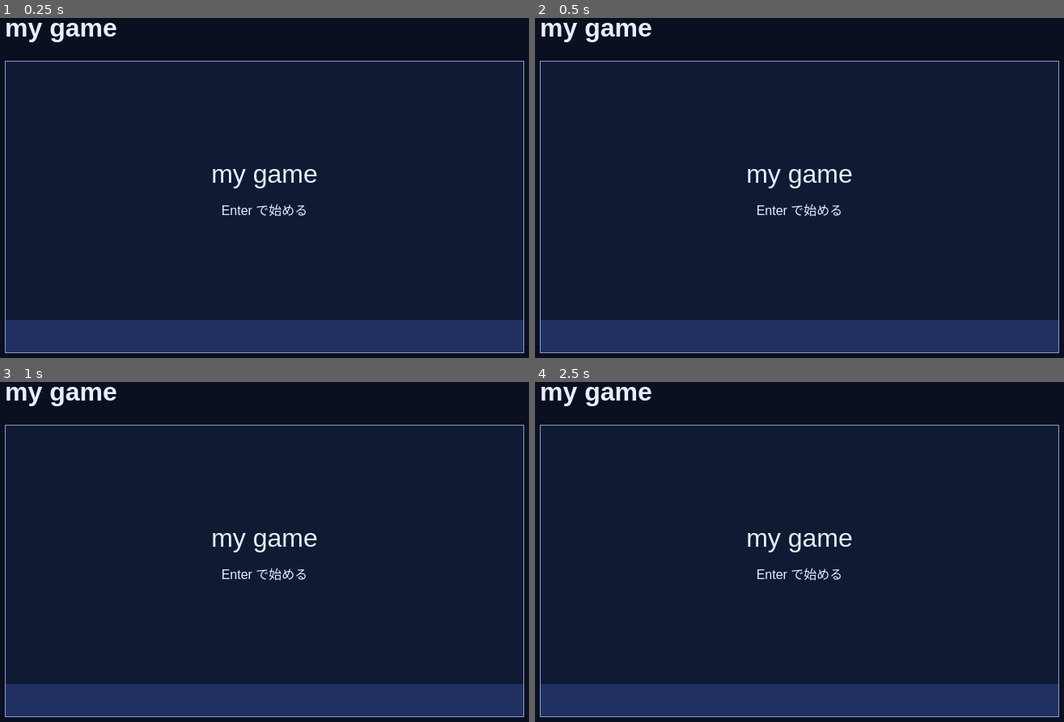
Above: before the commit, frames 1-4 (two rows, left to right).
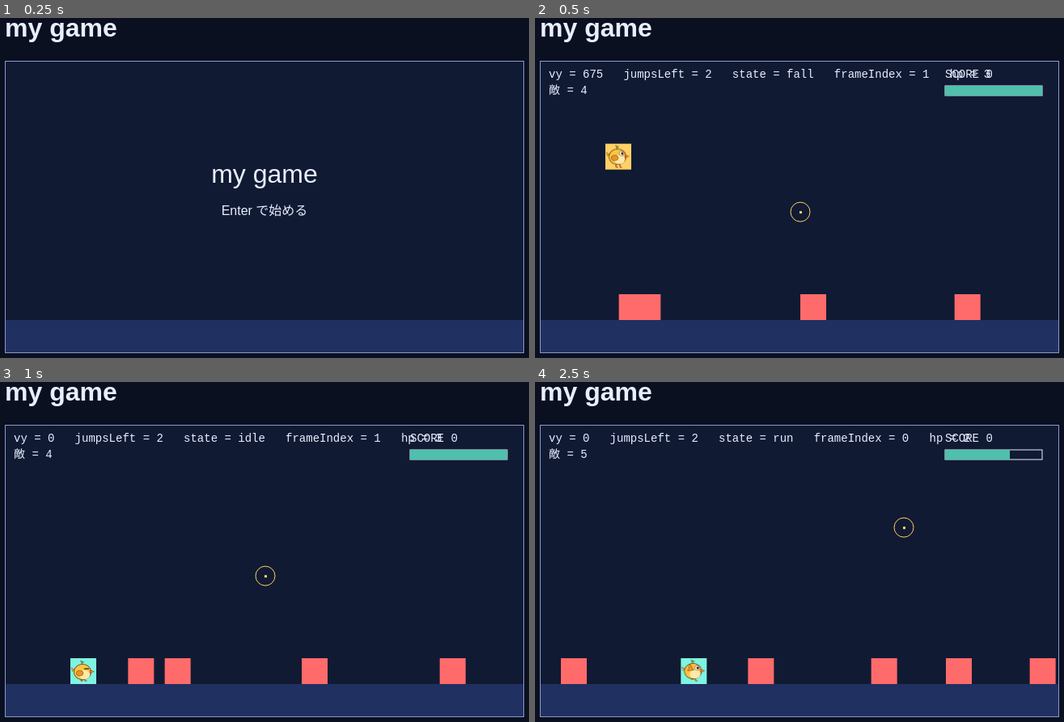
Above: after the commit, the same moments.

Repository: nimidesu/my_game
Game: browser game, page index.html
Same seed, same stepped clock (60 frames per second), same inputs: the game is played once before the commit and once after it.
Inputs (mouse positions are in pixels of both pictures, inside the frame that each line leads up to):
- Up to frame 1 (0.25 s): no input
- Up to frame 2 (0.5 s): click "Enter で始める" at 0.27 s
- Up to frame 3 (1 s): no input
- Up to frame 4 (2.5 s): hold Right 1.03-1.53 s; click (799, 599) at 1.07 s; hold Left 1.58-2.15 s; click (693, 541) at 1.67 s; hold Right from 2.2 s (still down); click (905, 528) at 2.27 s

Frame 1 is identical in both runs. In frame 2, 3.7% of the frame differs, in the area x 2-97%, y 14-89%; in frame 3, 3.8%; in frame 4, 4.1%, in the area x 2-99%, y 14-89%.

Commit message:
8-6 マウスで照準

Diff:
--- a/index.html
+++ b/index.html
@@ -25,6 +25,7 @@
     <script src="stage.js"></script>
     <script src="player.js"></script>
     <script src="enemy.js"></script>
+    <script src="mouse.js"></script>
     <script src="main.js"></script>
   </body>
 </html>
--- a/main.js
+++ b/main.js
@@ -27,6 +27,13 @@
   }
 });
 
+// タイトルとゲームオーバーでは、クリックでも始められる
+canvas.addEventListener("pointerdown", () => {
+  if (gameState === "title" || gameState === "gameover") {
+    startGame();
+  }
+});
+
 // 役割ごとの「動かす」関数を呼ぶ
 function update(dt) {
     if (gameState !== "play") {
@@ -34,6 +41,7 @@
   }
   const prevBottom = player.y + player.h;   // 動かす前（前の回）の、プレイヤーの下の辺
   updatePlayer(dt);
+  spawnEnemies(dt);
   updateEnemies(dt);
   collideWithEnemies(prevBottom);
     if (player.hp <= 0) {
@@ -57,7 +65,7 @@
   ctx.fillText("SCORE " + score, 500, 20);
   ctx.strokeStyle = "#e8eeff";
   ctx.strokeRect(500, 30, 120, 12);                       // HP バーの枠
-  ctx.fillStyle = "#7ef5e1";
+  ctx.fillStyle = "#4fc0ad";
   ctx.fillRect(500, 30, 120 * player.hp / MAX_HP, 12);   // HP の分だけ塗る
 }
 
@@ -67,6 +75,7 @@
   drawStage();
   if (gameState === "title") {
     drawMessage("my game", "Enter で始める");
+    drawAim();
     return;                 // タイトルでは、敵とプレイヤーは描かない
   }
   drawEnemies();
@@ -78,6 +87,7 @@
   if (gameState === "gameover") {
     drawMessage("GAME OVER", "Enter でもう一度");
   }
+  drawAim();                // いちばん最後
 }
 
 let last = performance.now();
--- /dev/null
+++ b/mouse.js
@@ -0,0 +1,19 @@
+// マウス：canvas の上の位置を覚えておく
+
+const mouse = { x: -100, y: -100 };   // 最初は画面の外
+
+canvas.addEventListener("pointermove", (e) => {
+  const rect = canvas.getBoundingClientRect();   // canvas が、ページのどこにあるか
+  mouse.x = e.clientX - rect.left;               // canvas の左上からの位置に直す
+  mouse.y = e.clientY - rect.top;
+});
+
+// 照準を描く（★ main.js の draw から呼ばれる）
+function drawAim() {
+  ctx.strokeStyle = "#ffd166";
+  ctx.beginPath();
+  ctx.arc(mouse.x, mouse.y, 12, 0, Math.PI * 2);
+  ctx.stroke();
+  ctx.fillStyle = "#ffd166";
+  ctx.fillRect(mouse.x - 1, mouse.y - 1, 3, 3);
+}
